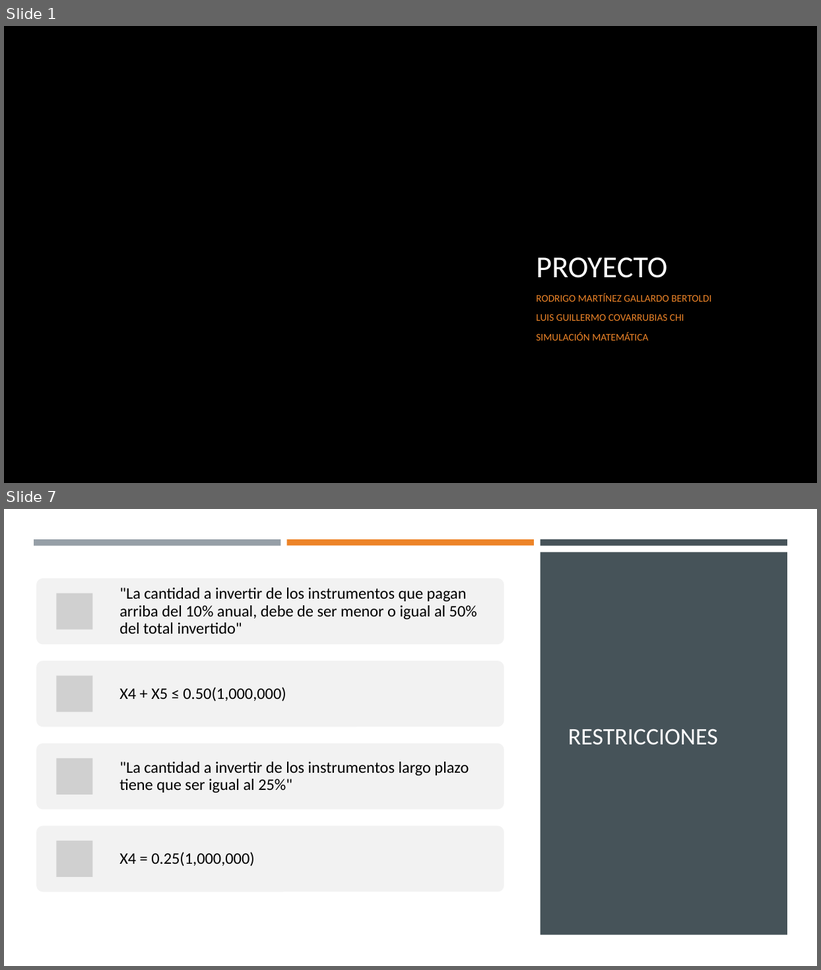
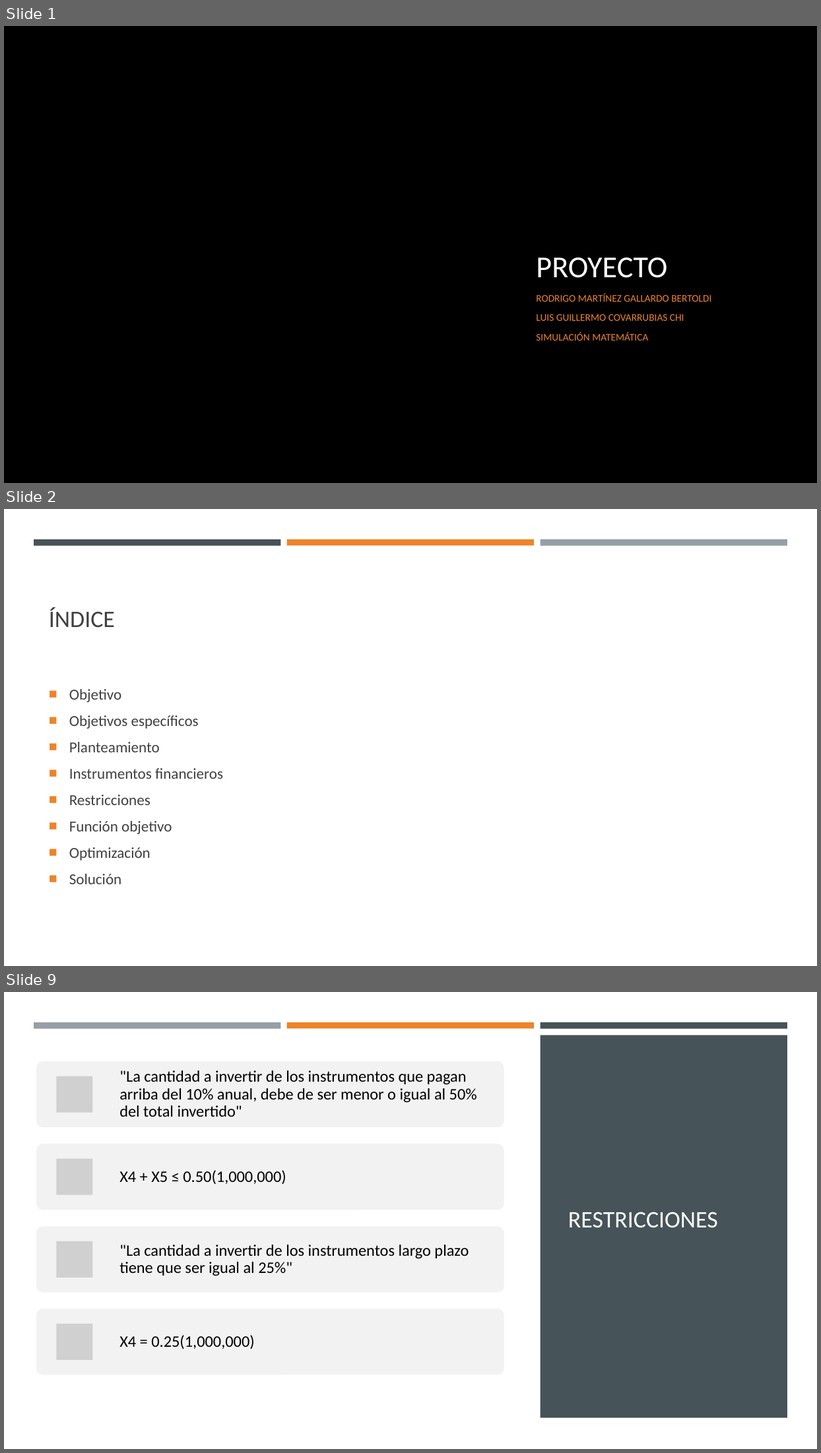
Before and after one commit to luischi1/Proyecto_m-dulo1, a slide deck: Presentación.pptx. Shown one above the other, each under a label of ours: slides 1 and 7 before the commit, slides 1, 2 and 9 after it; the slides between them are not shown. The pictures are 821x970 and 821x1453 pixels, drawn with LibreOffice and Linux fonts; fonts in the diff are those of the drawing; grey boxes stand for pictures; background and template pictures are left out. Boxes give left, top, right and bottom in pixels: in the first picture for what was removed or moved away, otherwise in the second. Text is boxed around its words. In the diff, an @@ line names an element or a change of style, - is before the commit and + after.

```diff
--- a/Presentación.pptx
+++ b/Presentación.pptx
@@ slide 2 added at (4, 509, 817, 966), background #FFFFFF @@
@@ rectangle added at (34, 539, 281, 545), fill #465359 @@
@@ rectangle added at (287, 539, 534, 545), fill #ED8428 @@
@@ rectangle added at (540, 539, 787, 546), fill #969FA7 @@
@@ title added at (49, 607, 115, 628), 28 pt, text #404040 @@
+ÍNDICE
@@ text added at (69, 689, 223, 885), 18 pt, text #404040 @@
+■ Objetivo
+■ Objetivos específicos
+■ Planteamiento
+■ Instrumentos financieros
+■ Restricciones
+■ Función objetivo
+■ Optimización
+■ Solución
@@ what was slide 7 is now slide 9 @@
```
Also in this commit, not shown: 6 slides changed, 2 other slides added, 1 slide removed.
